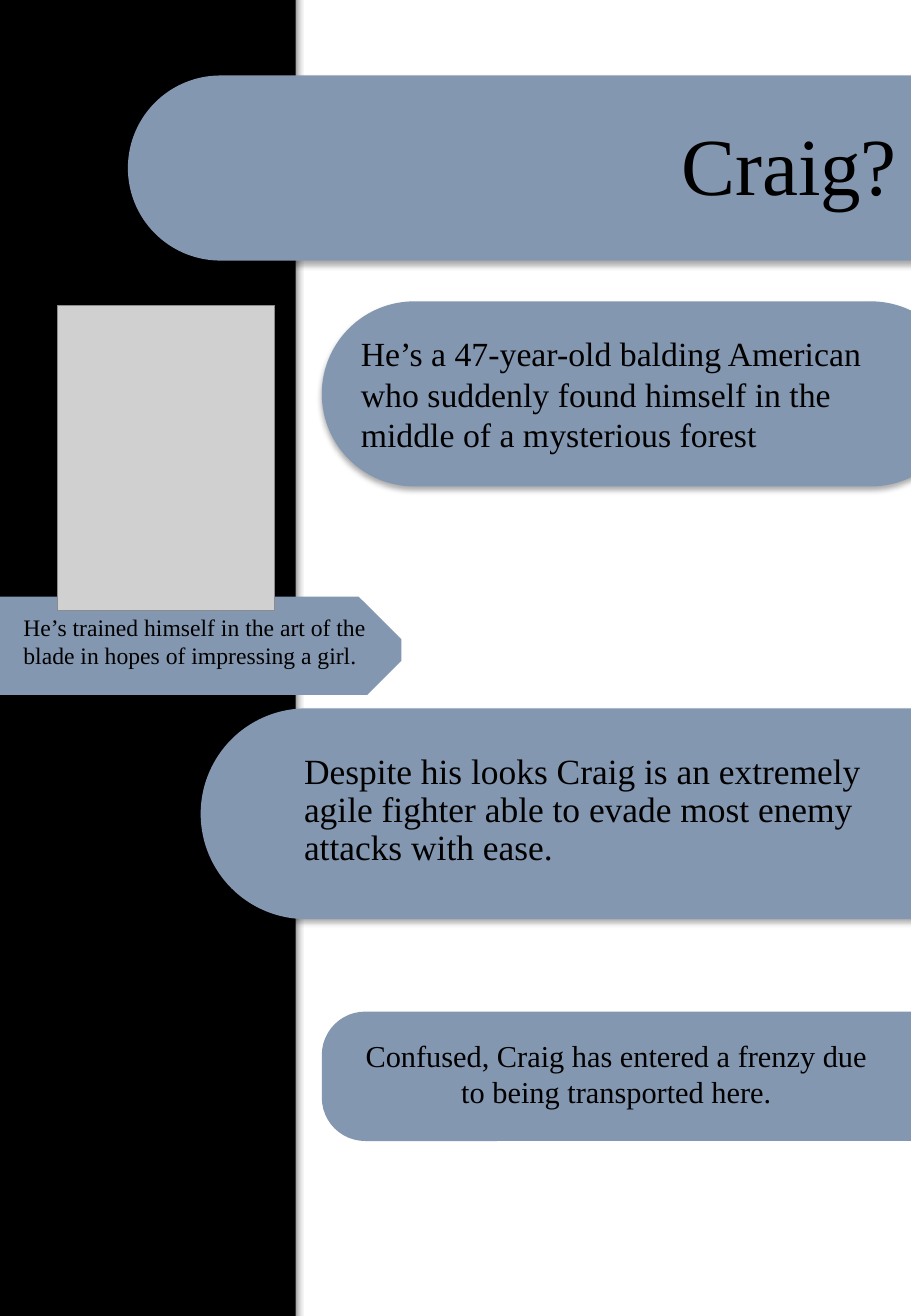
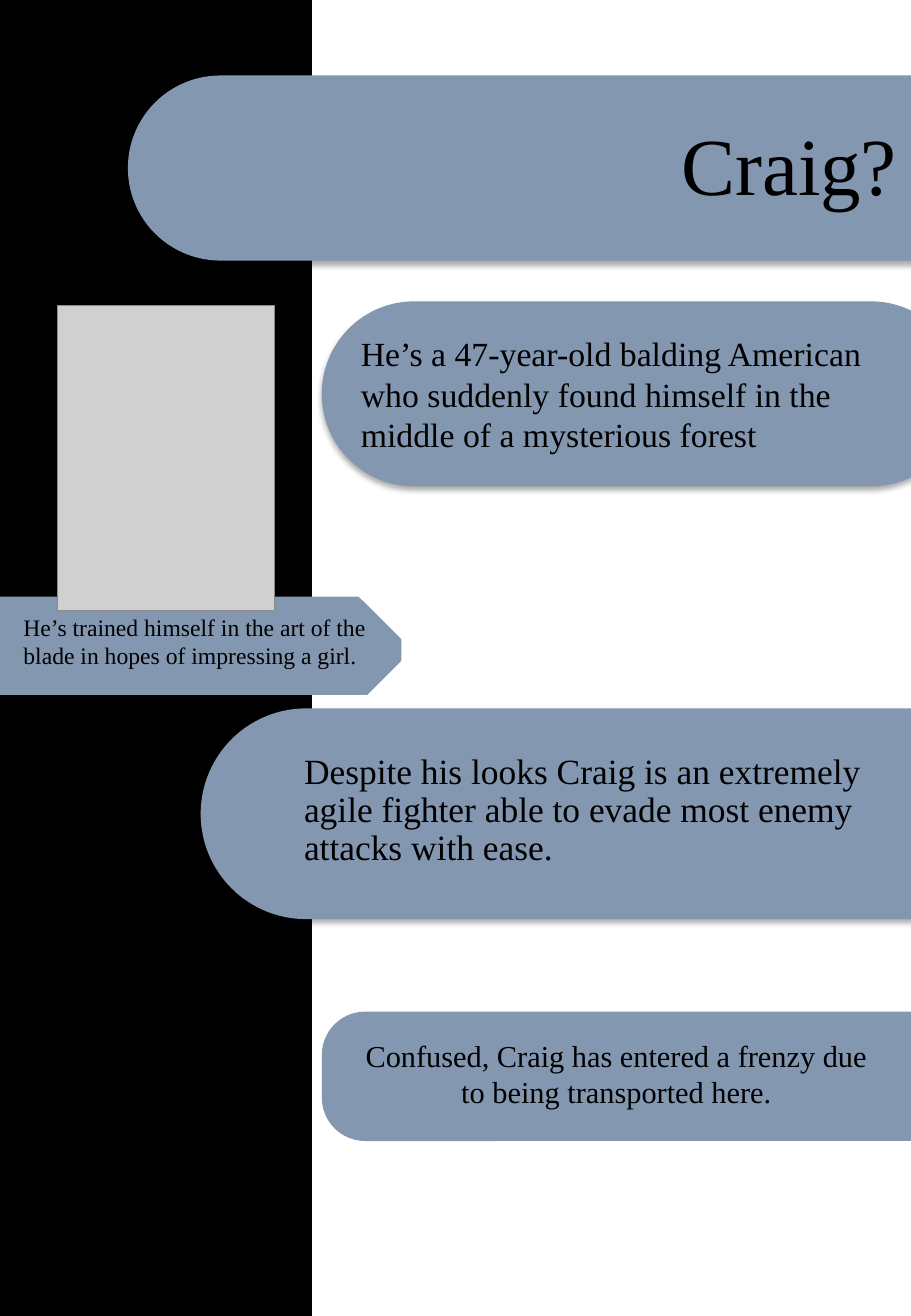
Before and after one commit to ponyfan88/Craigs-Adventure, a slide deck: slide 4 of Manual assets/maNUAL.pptx. Drawn at 911x1316 pixels with LibreOffice and Linux fonts; fonts in the diff are those of the drawing; grey boxes stand for pictures. Boxes give left, top, right and bottom in pixels: in the first picture for what was removed or moved away, otherwise in the second. Text is boxed around its words. In the diff, an @@ line names an element or a change of style, - is before the commit and + after.

```diff
--- a/Manual assets/maNUAL.pptx
+++ b/Manual assets/maNUAL.pptx
@@ round diag rect removed at (0,0,295,1316) @@
@@ rectangle added at (0,0,311,1316), fill #000000, outline #000000 1 pt @@
```
Also in this commit, not shown: 1 other slide changed, 1 slide added, 1 slide removed, 2 other files.
